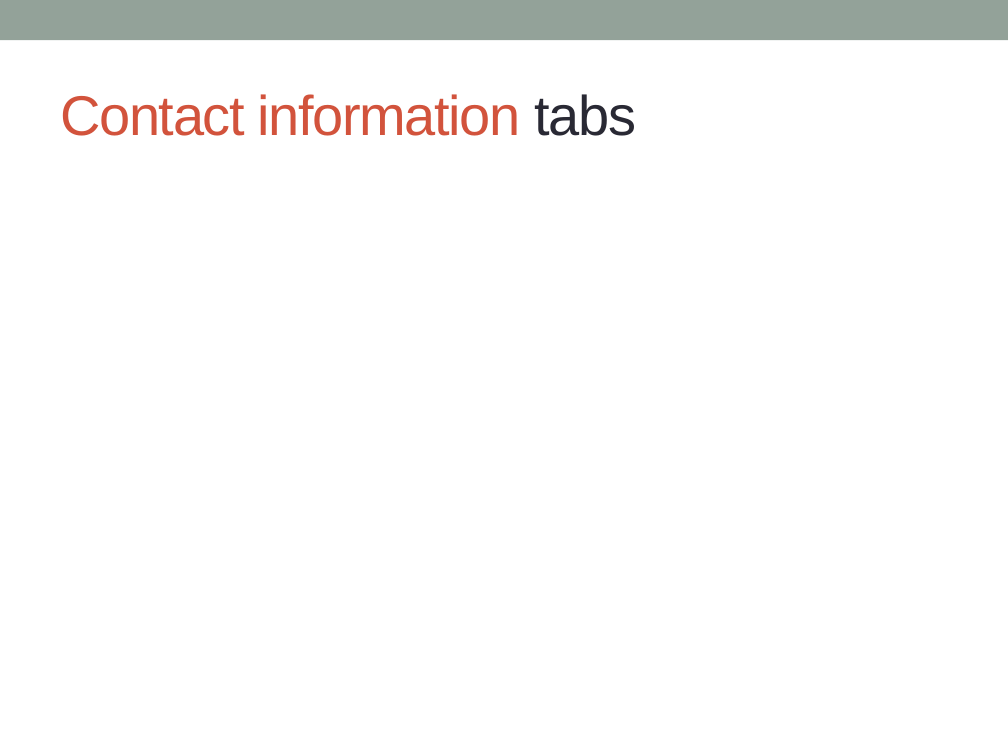
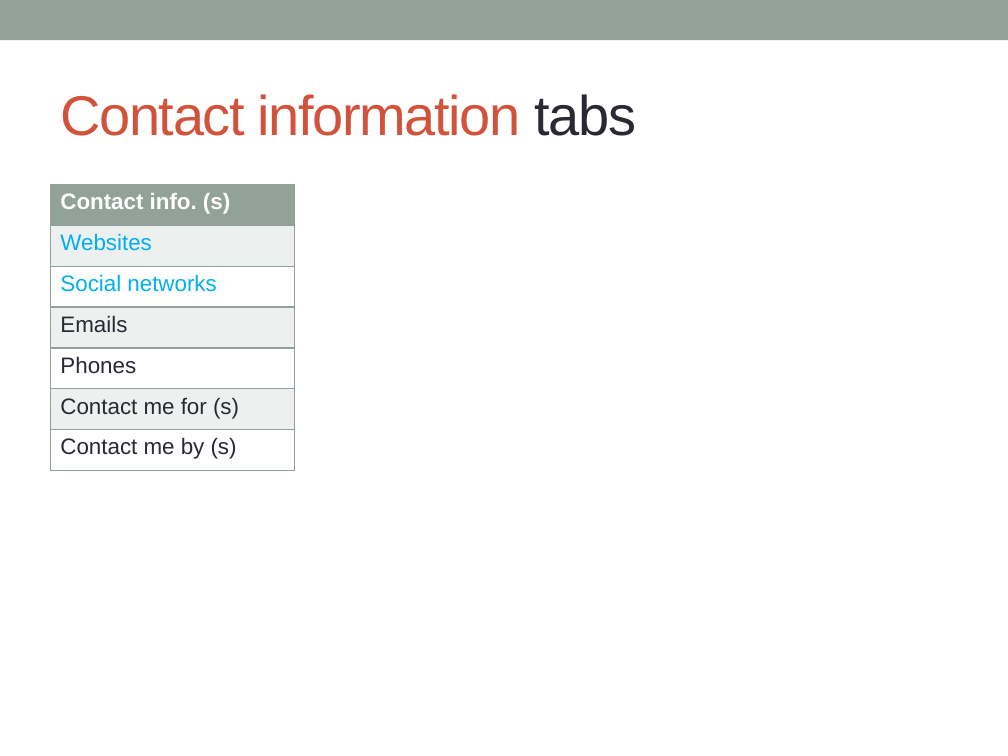
Before and after one commit to khanhduy94/jobzoom, a slide deck: slide 5 of Documents/Requirements/Job seeker Profiles Analysis.pptx. Drawn at 1008x756 pixels with LibreOffice and Linux fonts; fonts in the diff are those of the drawing. Boxes give left, top, right and bottom in pixels: in the first picture for what was removed or moved away, otherwise in the second. Text is boxed around its words. In the diff, an @@ line names an element or a change of style, - is before the commit and + after.

```diff
--- a/Documents/Requirements/Job seeker Profiles Analysis.pptx
+++ b/Documents/Requirements/Job seeker Profiles Analysis.pptx
@@ table added at <box>50,184,294,471</box>, 7 rows, 1 columns @@
+Contact info. (s)
+Websites
+Social networks
+Emails
+Phones
+Contact me for (s)
+Contact me by (s)
```
Also in this commit, not shown: 5 other slides changed, 2 slides added, 2 slides removed, 3 other files.
